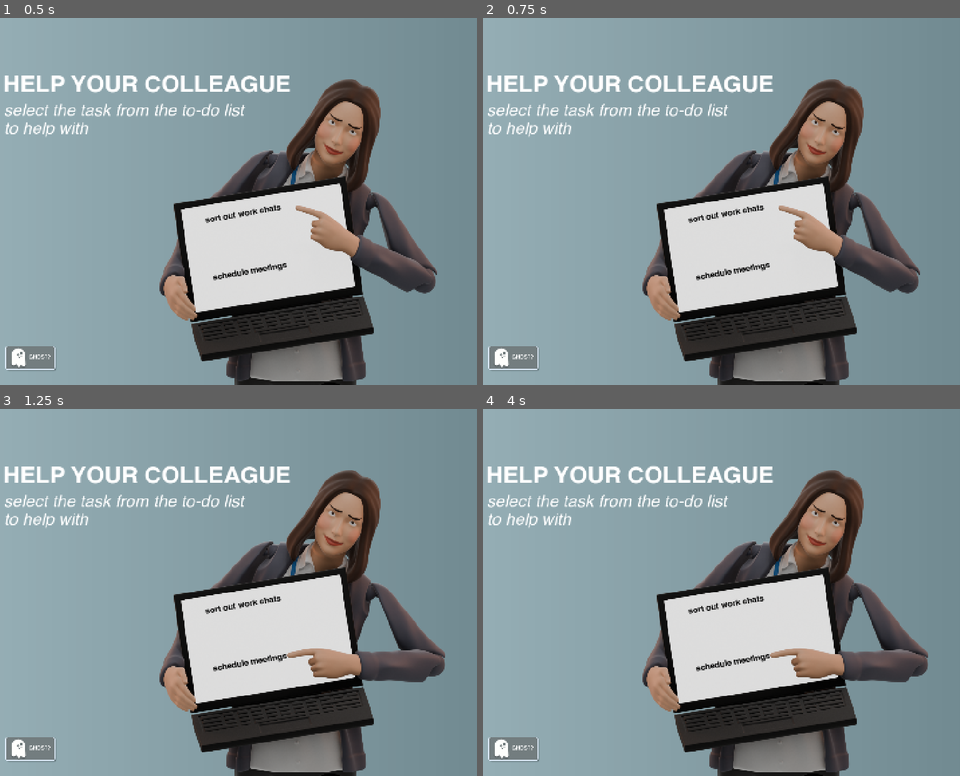
Above: before the commit, frames 1-4 (two rows, left to right).
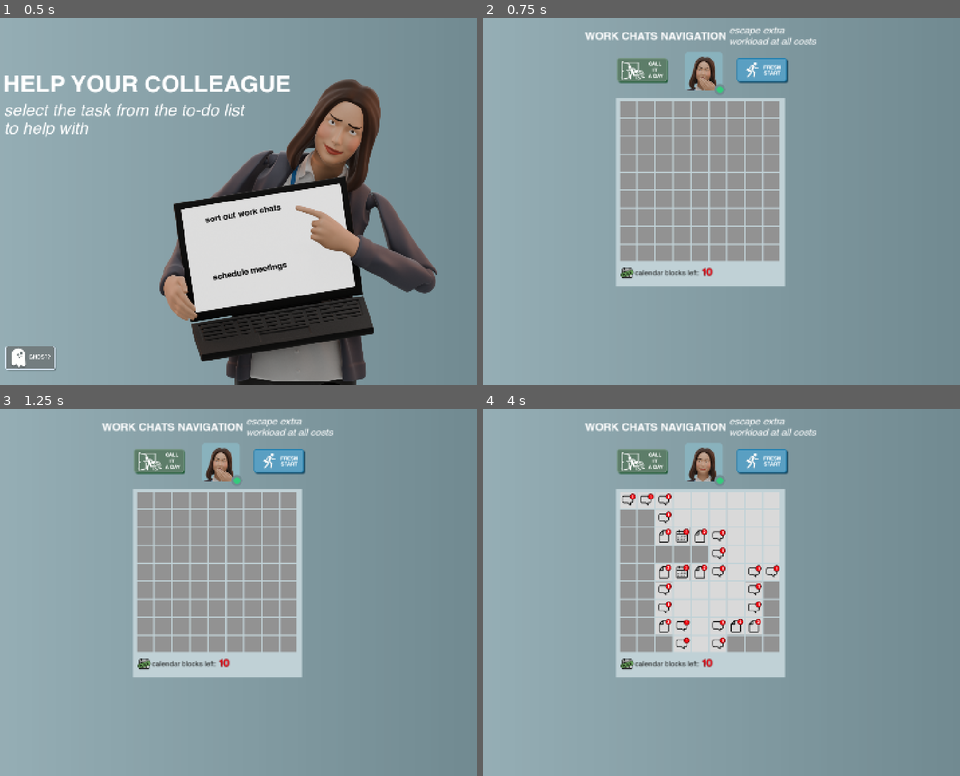
Above: after the commit, the same moments.

Repository: grkovalev/office-game
Game: Godot game, scene res://menugamepick.tscn
The game is run twice, just before and just after one commit, with the same random seed, the same clock (stepped at 60 frames per second) and the same inputs. This scene is started directly instead of the project's main scene.
Inputs (mouse positions are in pixels of both pictures, inside the frame that each line leads up to):
- Up to frame 1 (0.5 s): no input
- Up to frame 2 (0.75 s): click (673, 219) at 0.52 s
- Up to frame 3 (1.25 s): no input
- Up to frame 4 (4 s): click (626, 500) at 1.27 s; click (645, 500) at 2.02 s; click (664, 500) at 2.77 s; click (683, 500) at 3.52 s

Frame 1 is identical in both runs. In frame 2, 35% of the frame differs, in the area x 1-92%, y 2-100%; in frame 3, 36%; in frame 4, 37%, in the area x 1-94%, y 2-100%.

Commit message:
working menu with exit and 2 games to pick

Diff:
--- a/menugamepick.gd
+++ b/menugamepick.gd
@@ -1,9 +1,26 @@
 extends Node2D
 
+const MINESWEEPER_SCENE := preload("res://minesweeper.tscn")
+const CALENDARTETRIS_SCENE := preload("res://calendartetris.tscn")
+
 @onready var exitbtn: TextureButton = $exitbtn
+@onready var flagbtn_minesweeper: TextureButton = get_node("01_task/minesweeper_btn/01flagbtn")
+@onready var flagbtn_calendartetris: TextureButton = get_node("02_task/tetris_btn/02flagbtn")
 
 func _ready() -> void:
 	exitbtn.pressed.connect(_on_exitbtn_pressed)
+	flagbtn_minesweeper.pressed.connect(_on_01flagbtn_pressed)
+	flagbtn_calendartetris.pressed.connect(_on_02flagbtn_pressed)
 
 func _on_exitbtn_pressed() -> void:
 	queue_free()
+
+func _on_01flagbtn_pressed() -> void:
+	queue_free()
+	var minesweeper := MINESWEEPER_SCENE.instantiate()
+	get_tree().root.add_child(minesweeper)
+
+func _on_02flagbtn_pressed() -> void:
+	queue_free()
+	var calendartetris := CALENDARTETRIS_SCENE.instantiate()
+	get_tree().root.add_child(calendartetris)
--- a/menugamepick.tscn
+++ b/menugamepick.tscn
@@ -95,7 +95,7 @@
 position = Vector2(547, 160)
 scale = Vector2(0.08, 0.08)
 
-[node name="flagbtn" type="TextureButton" parent="01_task/minesweeper_btn" unique_id=685274804]
+[node name="01flagbtn" type="TextureButton" parent="01_task/minesweeper_btn" unique_id=685274804]
 offset_right = 394.0
 offset_bottom = 220.0
 texture_normal = ExtResource("10_kjn7q")
@@ -122,9 +122,9 @@
 position = Vector2(547, 160)
 scale = Vector2(0.08, 0.08)
 
-[node name="flagbtn" type="TextureButton" parent="02_task/tetris_btn" unique_id=697841277]
-offset_right = 394.0
-offset_bottom = 220.0
+[node name="02flagbtn" type="TextureButton" parent="02_task/tetris_btn" unique_id=697841277]
+offset_right = 666.0
+offset_bottom = 465.0
 texture_normal = ExtResource("10_kjn7q")
 script = ExtResource("11_vy2nc")
 
